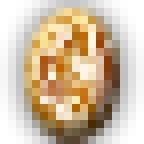
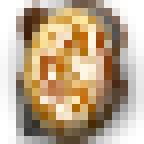
Comparing the layer stacks of the two 144 × 144 images. Changes:
showed "sr_iron_wood", painted on it over [8, 0, 144, 144]
